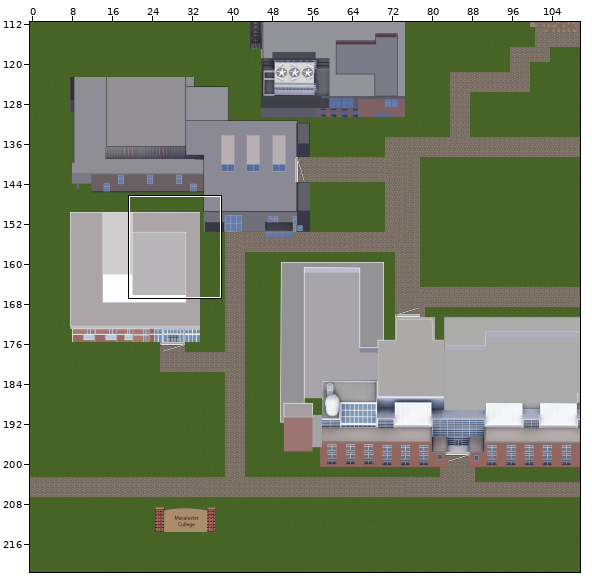
Tiled map: android/assets/map/full_map.tmx. Above: a wide view before the commit, with the close-up outlined.
Close-up. Old version:
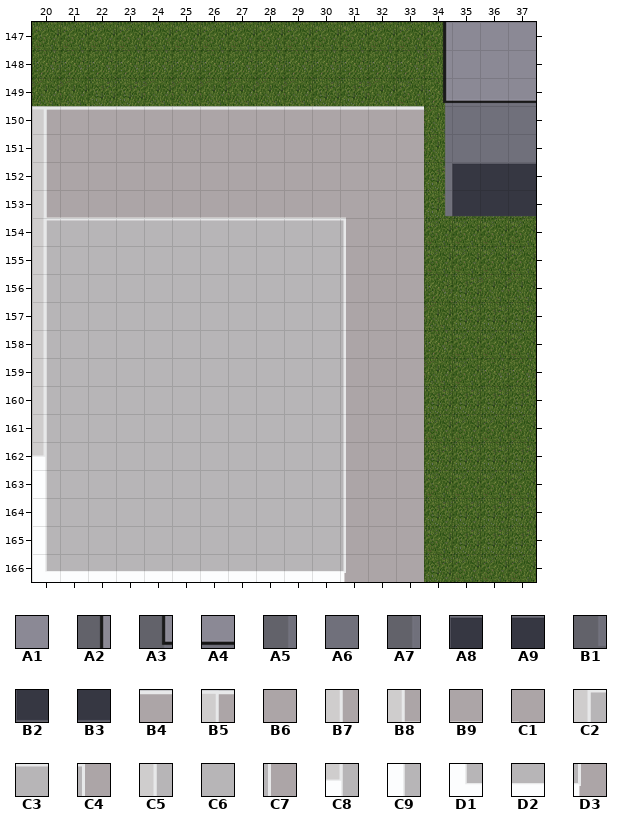
Cells are 32x32 px. Shown: x 20..37, y 147..166. The commit also changed other parts of the map, which this record leaves out.
Key: from "Music": A1 936, A2 1658, A3 1754, A4 1755, A5 1802, A6 1803, A7 1898, A8 1899, A9 1900, B1 1946, B2 1947, B3 1948; from "Theater": B4 1, B5 12, B6 27, B7 38, B8 90, B9 91, C1 101, C2 116, C3 117, C4 127, C5 142, C6 143, C7 153, C8 324, C9 350, D1 428, D2 429, D3 439.
__ is an empty cell.
Layers that did not change in this view are not listed.
Layer "Buildings" before, first column x 20:
147 __ __ __ __ __ __ __ __ __ __ __ __ __ __ A2 A1 A1 A1
148 __ __ __ __ __ __ __ __ __ __ __ __ __ __ A2 A1 A1 A1
149 __ __ __ __ __ __ __ __ __ __ __ __ __ __ A3 A4 A4 A4
150 B5 B4 B4 B4 B4 B4 B4 B4 B4 B4 B4 B4 B4 B4 A5 A6 A6 A6
151 B7 B6 B6 B6 B6 B6 B6 B6 B6 B6 B6 B6 B6 B6 A5 A6 A6 A6
152 B7 B6 B6 B6 B6 B6 B6 B6 B6 B6 B6 B6 B6 B6 A7 A8 A9 A9
153 B8 B9 B9 B9 B9 B9 B9 B9 B9 B9 B9 C1 B6 B6 B1 B2 B3 B3
154 C2 C3 C3 C3 C3 C3 C3 C3 C3 C3 C3 C4 B6 B6 __ __ __ __
155 C5 C6 C6 C6 C6 C6 C6 C6 C6 C6 C6 C7 B6 B6 __ __ __ __
156 C5 C6 C6 C6 C6 C6 C6 C6 C6 C6 C6 C7 B6 B6 __ __ __ __
157 C5 C6 C6 C6 C6 C6 C6 C6 C6 C6 C6 C7 B6 B6 __ __ __ __
158 C5 C6 C6 C6 C6 C6 C6 C6 C6 C6 C6 C7 B6 B6 __ __ __ __
159 C5 C6 C6 C6 C6 C6 C6 C6 C6 C6 C6 C7 B6 B6 __ __ __ __
160 C5 C6 C6 C6 C6 C6 C6 C6 C6 C6 C6 C7 B6 B6 __ __ __ __
161 C5 C6 C6 C6 C6 C6 C6 C6 C6 C6 C6 C7 B6 B6 __ __ __ __
162 C8 C6 C6 C6 C6 C6 C6 C6 C6 C6 C6 C7 B6 B6 __ __ __ __
163 C9 C6 C6 C6 C6 C6 C6 C6 C6 C6 C6 C7 B6 B6 __ __ __ __
164 C9 C6 C6 C6 C6 C6 C6 C6 C6 C6 C6 C7 B6 B6 __ __ __ __
165 C9 C6 C6 C6 C6 C6 C6 C6 C6 C6 C6 C7 B6 B6 __ __ __ __
166 D1 D2 D2 D2 D2 D2 D2 D2 D2 D2 D2 D3 B6 B6 __ __ __ __
The same view after the edit:
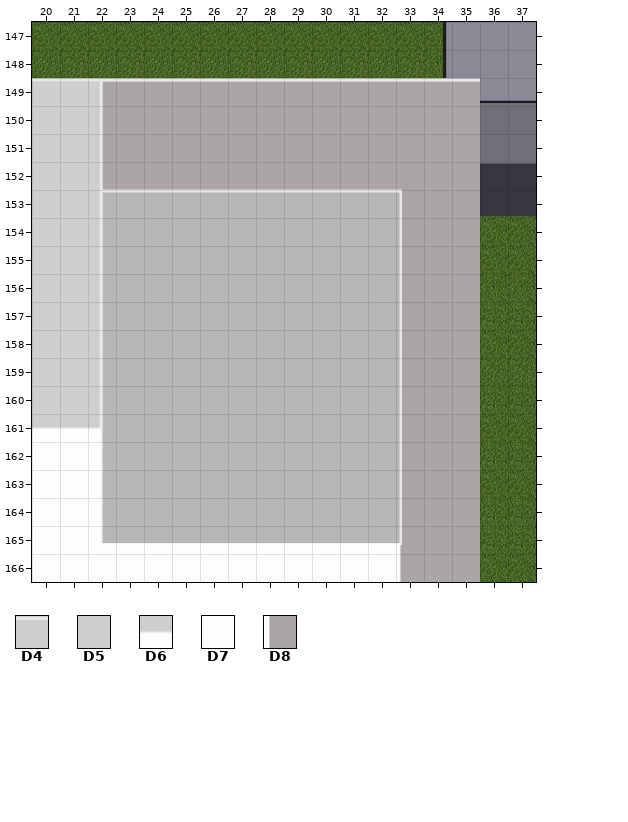
Further tiles: from "Theater": D4 7, D5 33, D6 319, D7 345, D8 465.
Changes in this commit:
Layer "Buildings":
The edit turns tile A3 into tile B4 in row 149 at x 34.
The edit turns tile A4 into tile B4 in row 149 at x 35.
There is now tile B4 in row 149 at x 23 to 33.
There is now tile B5 in row 149 at x 22.
The edit turns tile A5 into tile B6 in rows 150 to 151 at x 34.
The edit turns tile A6 into tile B6 in rows 150 to 151 at x 35.
The edit turns tile A7 into tile B6 in row 152 at x 34.
The edit turns tile A8 into tile B6 in row 152 at x 35.
The edit turns tile B1 into tile B6 in row 153 at x 34.
The edit turns tile B2 into tile B6 in row 153 at x 35.
The edit turns tile B4 into tile B6 in row 150 at x 23 to 33.
There is now tile B6 in rows 154 to 166 at x 34 to 35.
The edit turns tile B4 into tile B7 in row 150 at x 22.
The edit turns tile B6 into tile B7 in row 151 at x 22.
The edit turns tile B6 into tile B8 in row 152 at x 22.
The edit turns tile B6 into tile B9 in row 152 at x 23 to 32.
The edit turns tile B9 into tile C2 in row 153 at x 22.
The edit turns tile B6 into tile C3 in row 153 at x 32.
The edit turns tile B9 into tile C3 in row 153 at x 23 to 30.
The edit turns tile C1 into tile C3 in row 153 at x 31.
The edit turns tile B6 into tile C4 in row 153 at x 33.
The edit turns tile C3 into tile C5 in row 154 at x 22.
The edit turns tile C6 into tile C5 in rows 155 to 160 at x 22.
The edit turns tile C3 into tile C6 in row 154 at x 23 to 30.
The edit turns tile C4 into tile C6 in row 154 at x 31.
The edit turns tile C7 into tile C6 in rows 155 to 164 at x 31.
The edit turns tile B6 into tile C7 in rows 154 to 164 at x 33.
The edit turns tile C6 into tile C8 in row 161 at x 22.
The edit turns tile C6 into tile C9 in rows 162 to 164 at x 22.
The edit turns tile C6 into tile D1 in row 165 at x 22.
The edit turns tile B6 into tile D2 in row 165 at x 32.
The edit turns tile C6 into tile D2 in row 165 at x 23 to 30.
The edit turns tile C7 into tile D2 in row 165 at x 31.
The edit turns tile B6 into tile D3 in row 165 at x 33.
There is now tile D4 in row 149 at x 20 to 21.
The edit turns tile B4 into tile D5 in row 150 at x 21.
The edit turns tile B5 into tile D5 in row 150 at x 20.
The edit turns tile B6 into tile D5 in rows 151 to 152 at x 21.
The edit turns tile B7 into tile D5 in rows 151 to 152 at x 20.
The edit turns tile B8 into tile D5 in row 153 at x 20.
The edit turns tile B9 into tile D5 in row 153 at x 21.
The edit turns tile C2 into tile D5 in row 154 at x 20.
The edit turns tile C3 into tile D5 in row 154 at x 21.
The edit turns tile C5 into tile D5 in rows 155 to 160 at x 20.
The edit turns tile C6 into tile D5 in rows 155 to 160 at x 21.
The edit turns tile C5 into tile D6 in row 161 at x 20.
The edit turns tile C6 into tile D6 in row 161 at x 21.
The edit turns tile B6 into tile D7 in row 166 at x 32.
The edit turns tile C6 into tile D7 in rows 162 to 165 at x 21.
The edit turns tile C8 into tile D7 in row 162 at x 20.
The edit turns tile C9 into tile D7 in rows 163 to 165 at x 20.
The edit turns tile D1 into tile D7 in row 166 at x 20.
The edit turns tile D2 into tile D7 in row 166 at x 21 to 30.
The edit turns tile D3 into tile D7 in row 166 at x 31.
The edit turns tile B6 into tile D8 in row 166 at x 33.
Where, in picture pixels (left, top, right, bottom), the same in both close-ups:
changed: (32, 78, 480, 582)
